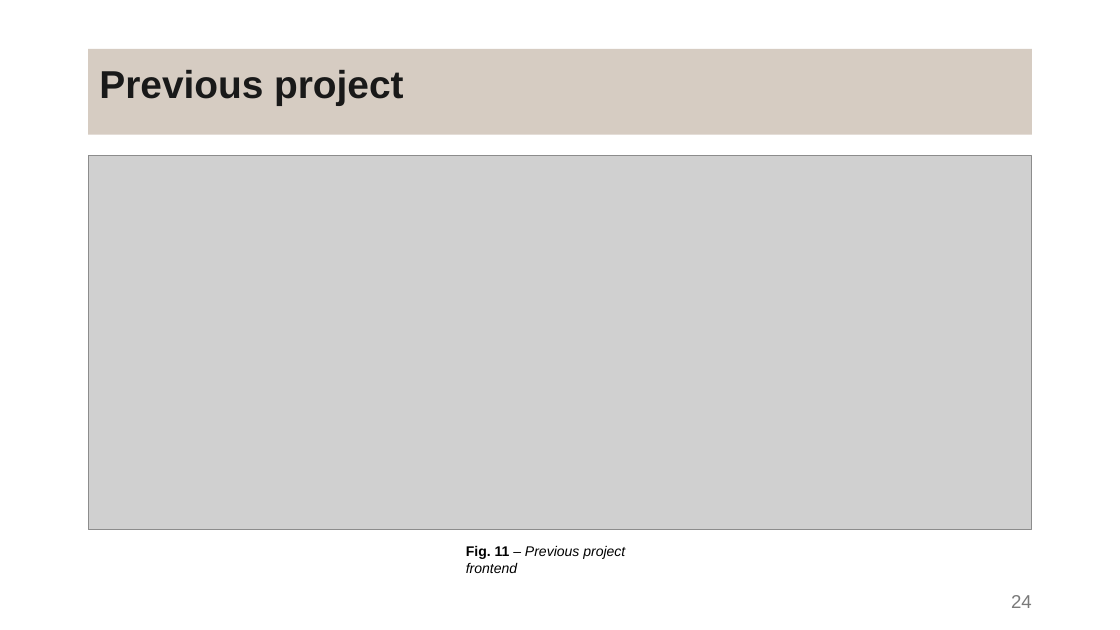
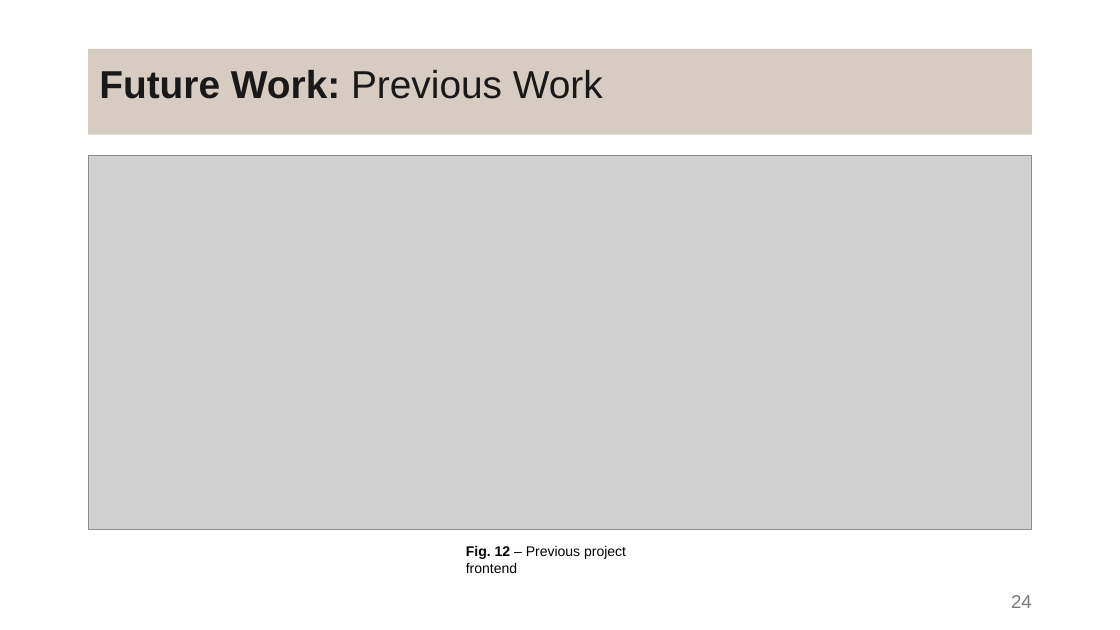
Before and after one commit to DanielaTomas/FCUP-SCHEDULE, a slide deck: slide 24 of Docs/Presentation.pptx. Drawn at 1120x630 pixels with LibreOffice and Linux fonts; fonts in the diff are those of the drawing; grey boxes stand for pictures. Boxes give left, top, right and bottom in pixels: in the first picture for what was removed or moved away, otherwise in the second. Text is boxed around its words. In the diff, an @@ line names an element or a change of style, - is before the commit and + after.

```diff
--- a/Docs/Presentation.pptx
+++ b/Docs/Presentation.pptx
@@ title at (x1=99, y1=70, x2=603, y2=99): text changed; bold off @@
-Previous project
+Future Work: Previous Work
@@ text at (x1=466, y1=546, x2=626, y2=573): text changed; italic off @@
-Fig. 11 – Previous project frontend
+Fig. 12 – Previous project frontend
```
Also in this commit, not shown: 9 other slides changed, 2 slides added, 3 slides removed.
